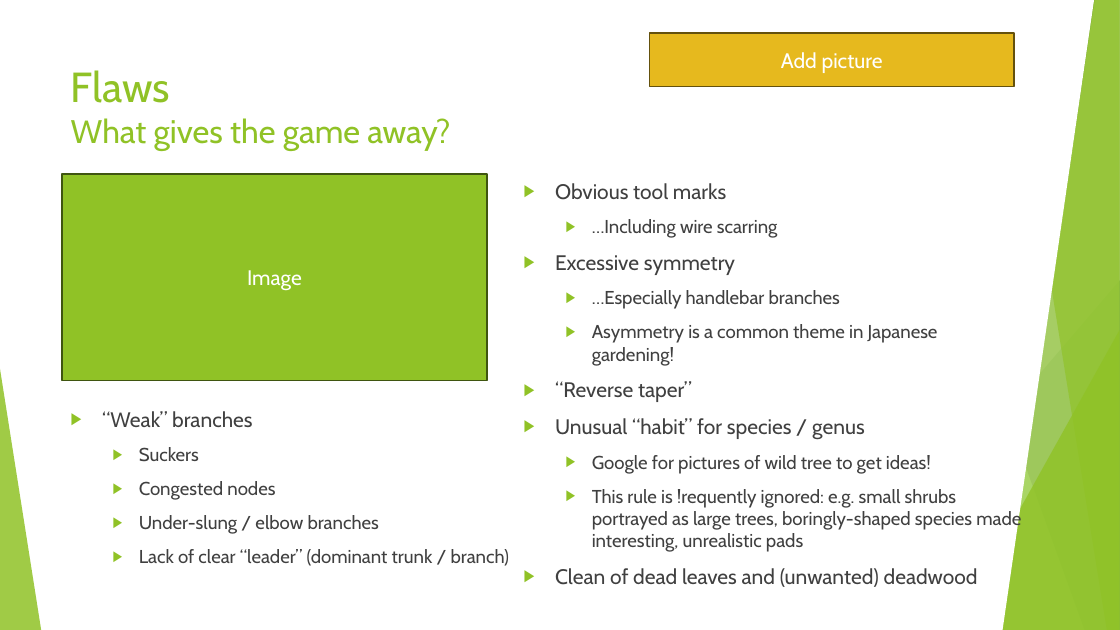
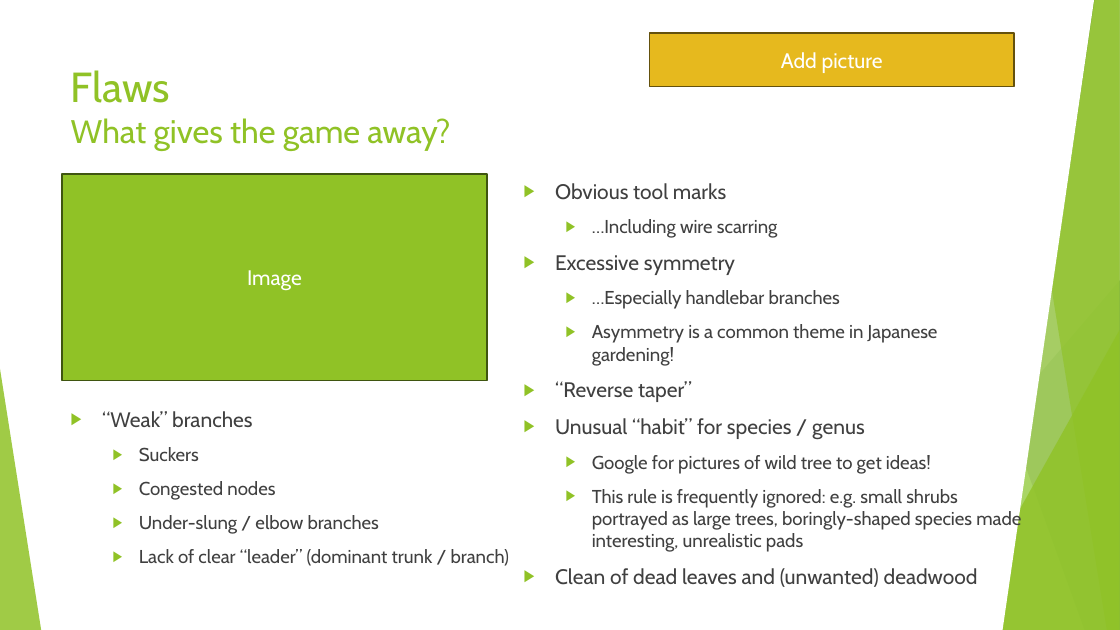
Before and after one commit to AlexLabram/Bonsai, a slide deck: slide 12 of WGCourse/Bonsai On A Budget (running).pptx. Drawn at 1120x630 pixels with LibreOffice and Linux fonts; fonts in the diff are those of the drawing. Boxes give left, top, right and bottom in pixels: in the first picture for what was removed or moved away, otherwise in the second. Text is boxed around its words. In the diff, an @@ line names an element or a change of style, - is before the commit and + after.

Commit message:
Slightly updated wording on "potted history" slide

```diff
--- a/WGCourse/Bonsai On A Budget (running).pptx
+++ b/WGCourse/Bonsai On A Budget (running).pptx
@@ text at [592, 489, 1021, 552]: text changed @@
-  ▶ This rule is !requently ignored: e.g. small shrubs portrayed as large trees, boringly-shaped species made interesting, unrealistic pads
+  ▶ This rule is frequently ignored: e.g. small shrubs portrayed as large trees, boringly-shaped species made interesting, unrealistic pads
```
Also in this commit, not shown: 2 other slides changed, 1 slide added.
